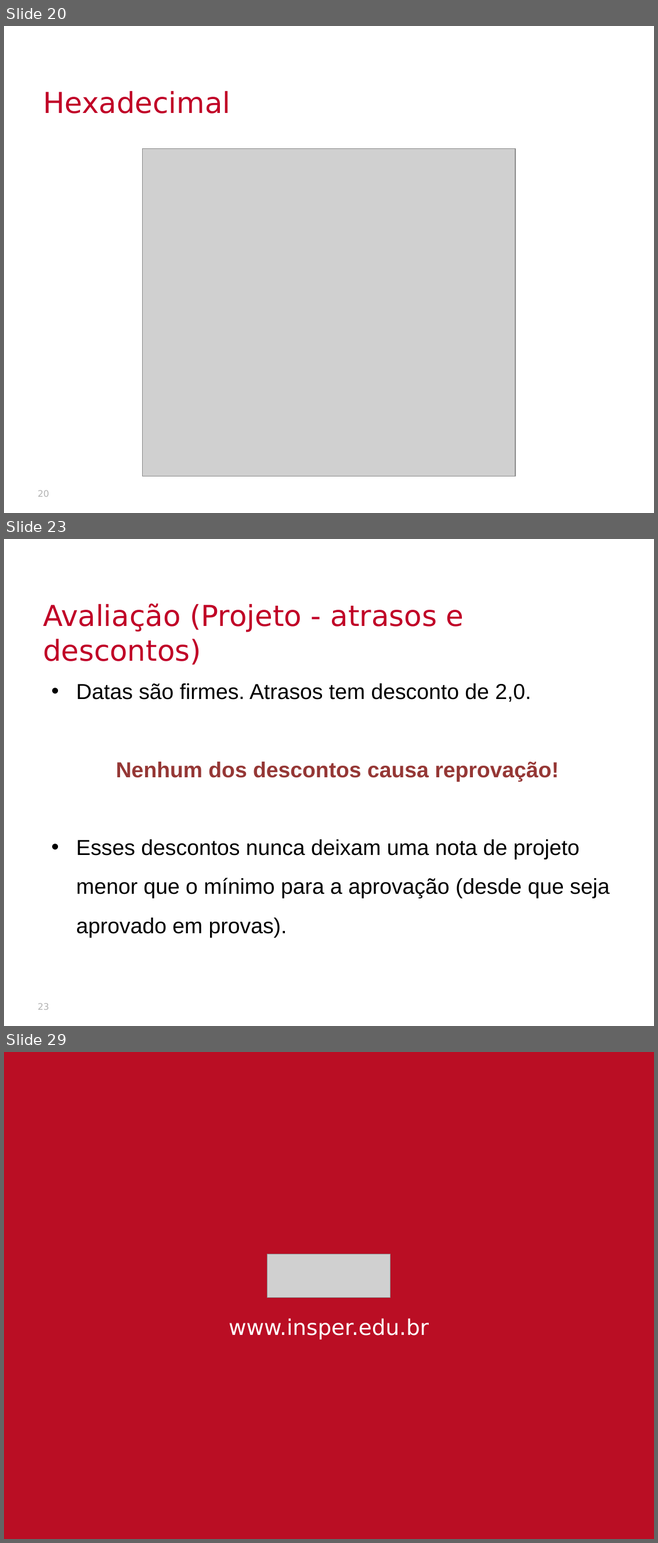
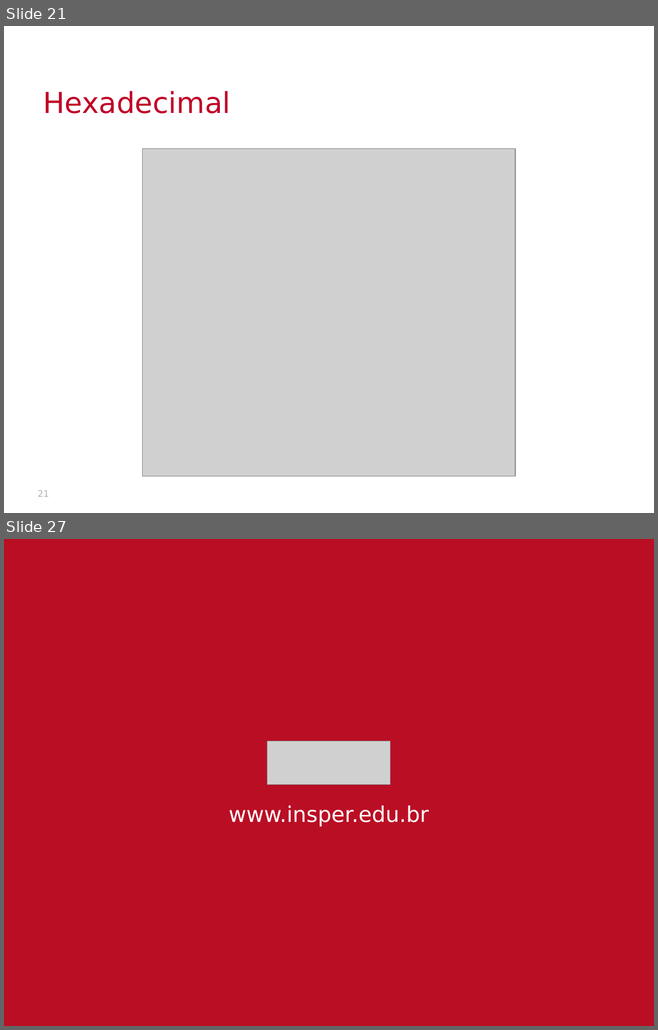
Before and after one commit to victorniubo/SistemasHardwareSoftware, a slide deck: aulas/02-inteiros/slides.pptx. Shown one above the other, each under a label of ours: slides 20, 23 and 29 before the commit, slides 21 and 27 after it; the slides between them are not shown. The pictures are 658x1543 and 658x1030 pixels, drawn with LibreOffice and Linux fonts; fonts in the diff are those of the drawing; grey boxes stand for pictures; background and template pictures are left out. Boxes give left, top, right and bottom in pixels: in the first picture for what was removed or moved away, otherwise in the second. Text is boxed around its words. In the diff, an @@ line names an element or a change of style, - is before the commit and + after.

```diff
--- a/aulas/02-inteiros/slides.pptx
+++ b/aulas/02-inteiros/slides.pptx
@@ slide 23 removed at <box>4,539,654,1026</box>, background picture (left out) @@
@@ text removed at <box>43,603,464,665</box> @@
-Avaliação (Projeto - atrasos e descontos)
@@ text removed at <box>76,683,609,937</box> @@
-• Datas são firmes. Atrasos tem desconto de 2,0.
-Nenhum dos descontos causa reprovação!
-• Esses descontos nunca deixam uma nota de projeto menor que o mínimo para a aprovação (desde que seja aprovado em provas).
@@ page number removed at <box>38,1004,49,1010</box> @@
-23
@@ what was slide 20 is now slide 21 @@
@@ page number at <box>38,491,49,497</box>: text changed @@
-20
+21
@@ what was slide 29 is now slide 27 @@
```
Also in this commit, not shown: 6 slides added, 7 other slides removed, 9 other files.
